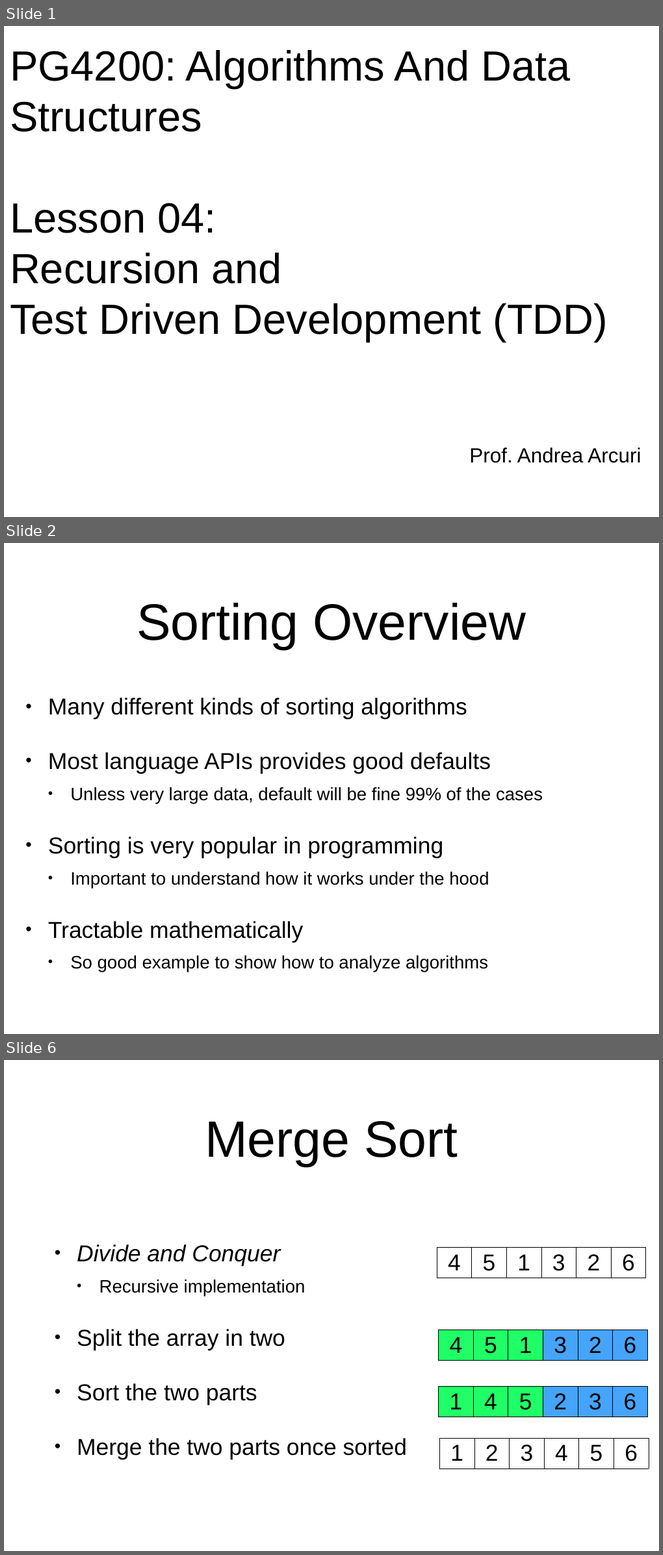
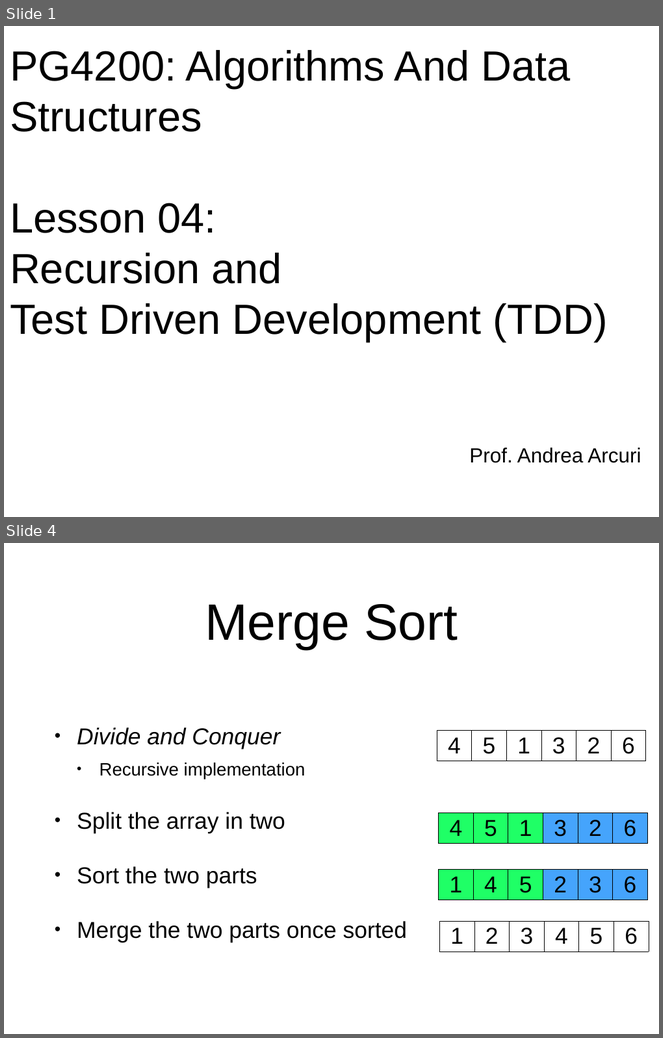
Before and after one commit to arcuri82/algorithms, a slide deck: docs/slides/04/04_recursion_tdd.pptx. Shown one above the other, each under a label of ours: slides 1, 2 and 6 before the commit, slides 1 and 4 after it; the slides between them are not shown. The pictures are 663x1555 and 663x1038 pixels, drawn with LibreOffice and Linux fonts; fonts in the diff are those of the drawing. Boxes give left, top, right and bottom in pixels: in the first picture for what was removed or moved away, otherwise in the second. Text is boxed around its words. In the diff, an @@ line names an element or a change of style, - is before the commit and + after.

```diff
--- a/docs/slides/04/04_recursion_tdd.pptx
+++ b/docs/slides/04/04_recursion_tdd.pptx
@@ slide 2 removed at <box>4,543,659,1034</box>, background #FFFFFF @@
@@ title removed at <box>137,603,526,650</box> @@
-Sorting Overview
@@ text removed at <box>48,698,543,973</box> @@
-• Many different kinds of sorting algorithms
-• Most language APIs provides good defaults
-  • Unless very large data, default will be fine 99% of the cases
-• Sorting is very popular in programming
-  • Important to understand how it works under the hood
-• Tractable mathematically
-  • So good example to show how to analyze algorithms
@@ what was slide 6 is now slide 4 @@
```
Also in this commit, not shown: 2 slides added, 3 other slides removed, 21 other files.
